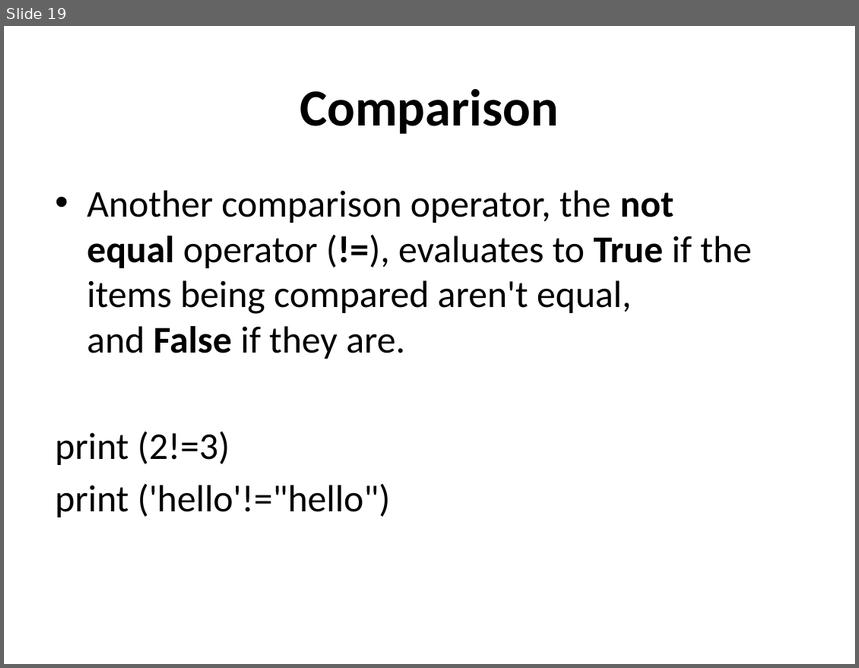
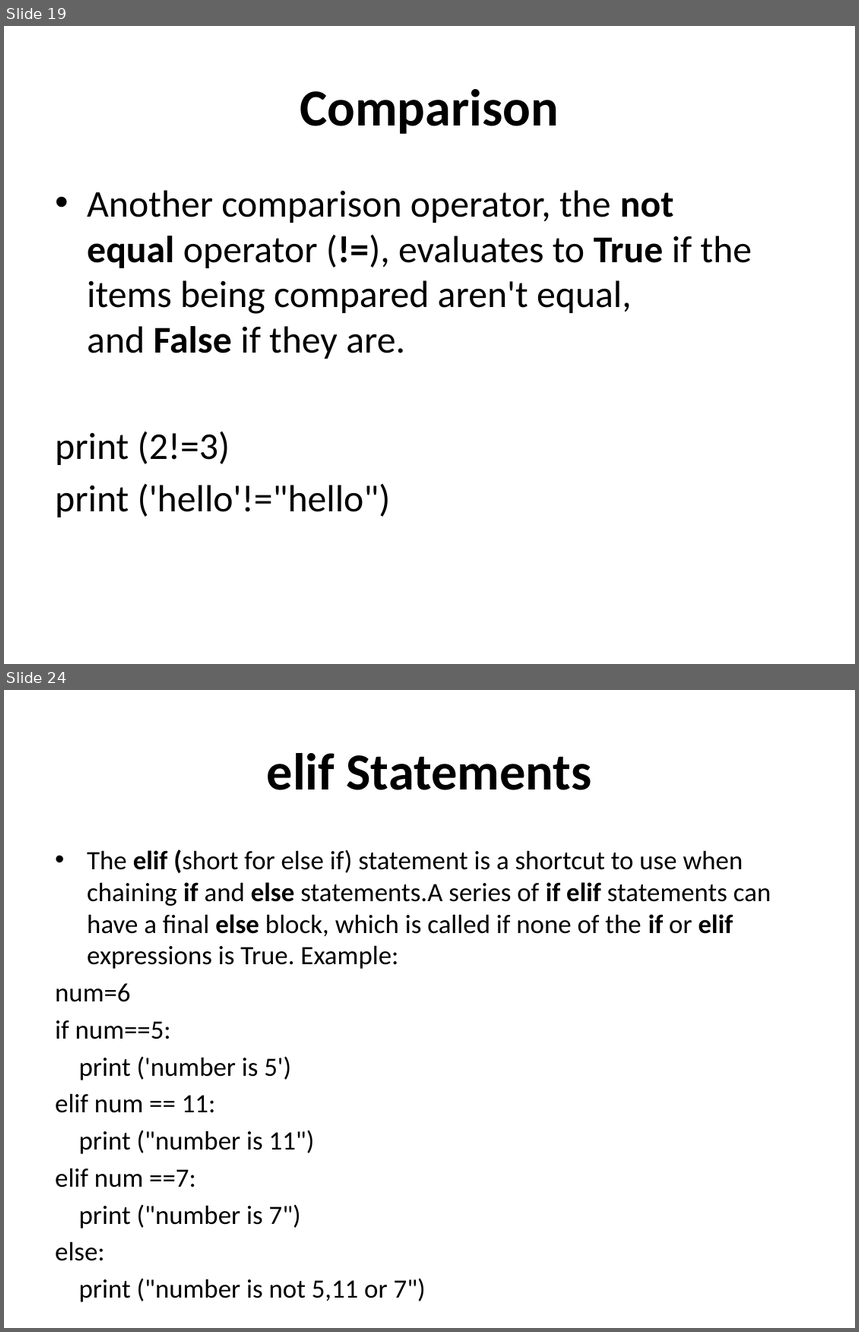
Before and after one commit to sip11/python, a slide deck: What is Python.pptx. Shown one above the other, each under a label of ours: slide 19 before the commit, slides 19 and 24 after it; the slides between them are not shown. The pictures are 859x668 and 859x1332 pixels, drawn with LibreOffice and Linux fonts; fonts in the diff are those of the drawing. Boxes give left, top, right and bottom in pixels: in the first picture for what was removed or moved away, otherwise in the second. Text is boxed around its words. In the diff, an @@ line names an element or a change of style, - is before the commit and + after.

```diff
--- a/What is Python.pptx
+++ b/What is Python.pptx
@@ slide 24 added at (4, 690, 855, 1328), background #FFFFFF @@
@@ title added at (267, 753, 592, 790), 44 pt, text #000000, bold @@
+elif Statements
@@ text added at (55, 850, 771, 1303), 22.4 pt, text #000000 @@
+• The elif (short for else if) statement is a shortcut to use when chaining if and else statements.A series of if elif statements can have a final else block, which is called if none of the if or elif expressions is True. Example:
+num=6
+if num==5:
+print ('number is 5')
+elif num == 11:
+print ("number is 11")
+elif num ==7:
+print ("number is 7")
+else:
+print ("number is not 5,11 or 7")
```
Also in this commit, not shown: 1 slide changed, 8 other slides added, 1 slide removed.
